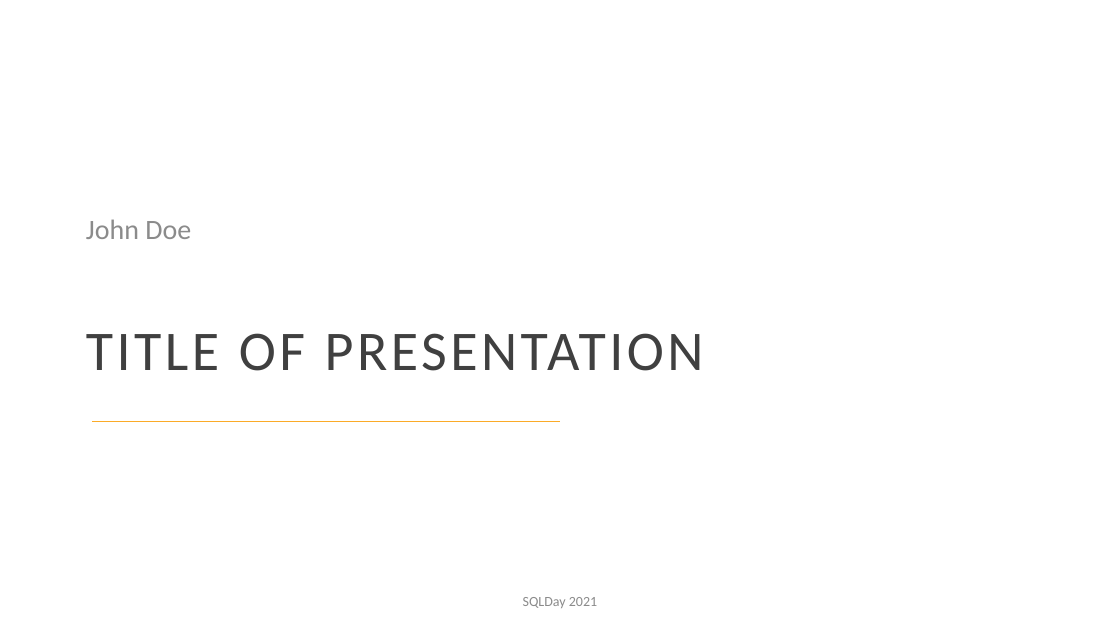
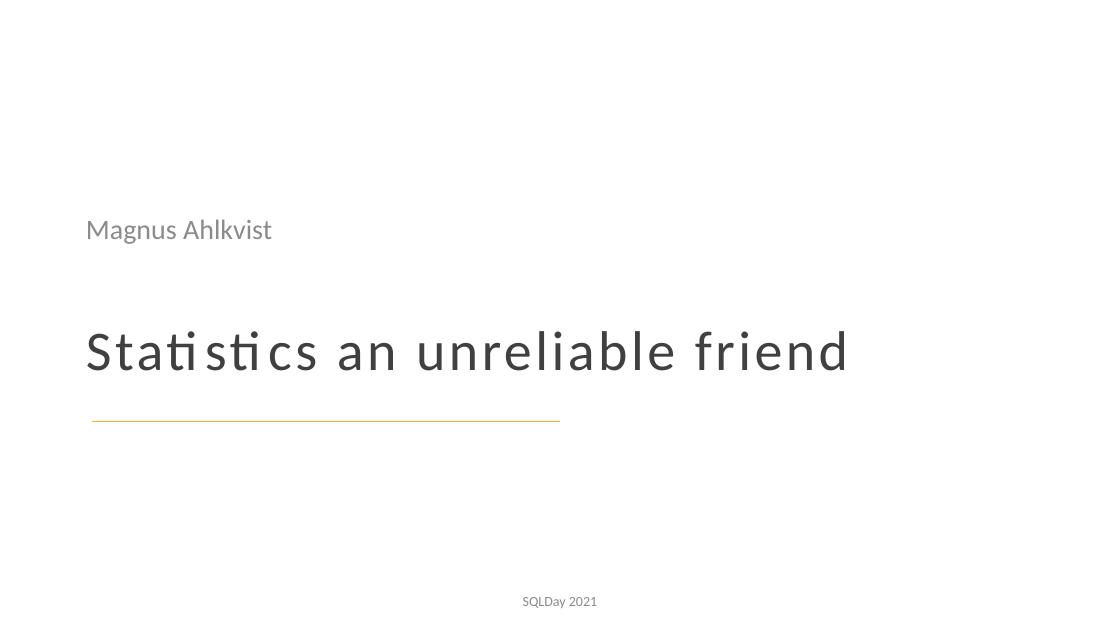
Before and after one commit to transmokopter/Presentations, a slide deck: slide 2 of statistics-an-unreliable-friend/sql-day-poland-20210511/statistics-an-unreliable-friend-sql-day-2021.pptx. Drawn at 1120x630 pixels with LibreOffice and Linux fonts; fonts in the diff are those of the drawing; background and template pictures are left out. Boxes give left, top, right and bottom in pixels: in the first picture for what was removed or moved away, otherwise in the second. Text is boxed around its words. In the diff, an @@ line names an element or a change of style, - is before the commit and + after.

```diff
--- a/statistics-an-unreliable-friend/sql-day-poland-20210511/statistics-an-unreliable-friend-sql-day-2021.pptx
+++ b/statistics-an-unreliable-friend/sql-day-poland-20210511/statistics-an-unreliable-friend-sql-day-2021.pptx
@@ text at [86,219,272,244]: text changed @@
-John Doe
+Magnus Ahlkvist
@@ title at [337,331,848,371]: text changed @@
-TITLE OF PRESENTATION
+Statistics an unreliable friend
```
Also in this commit, not shown: 2 other slides changed, 2 slides added, 3 slides removed.
